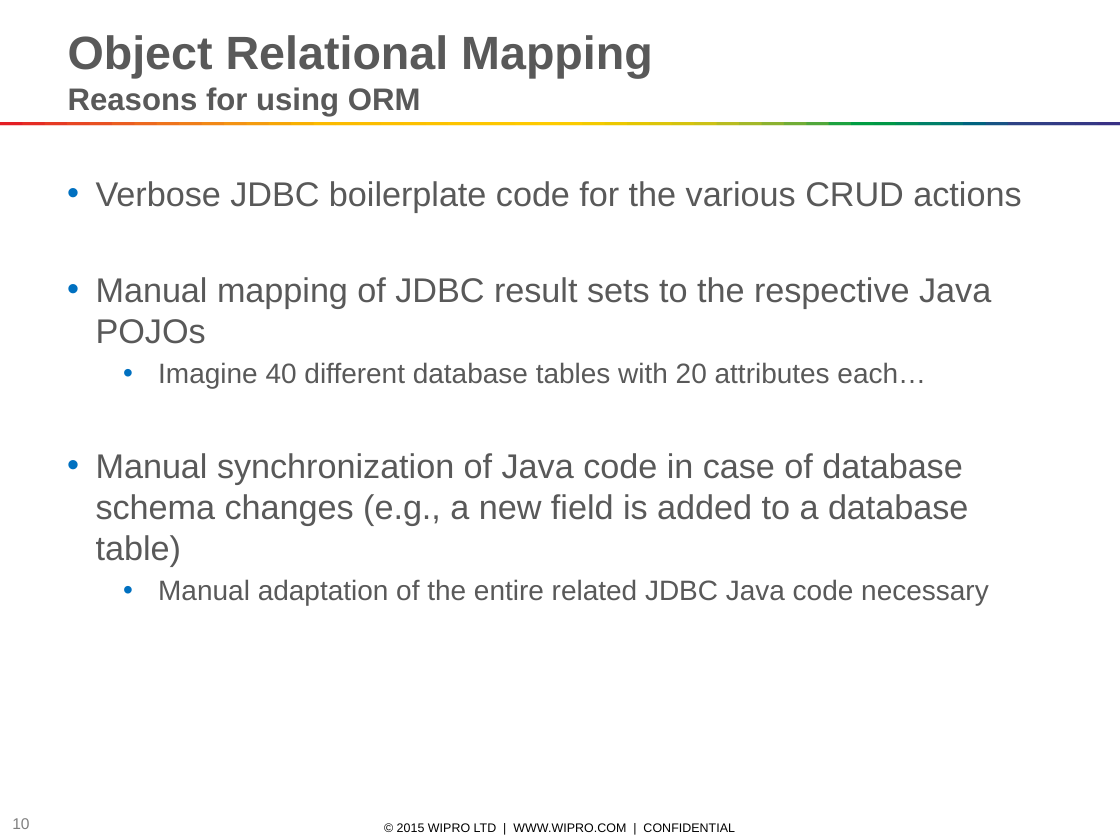
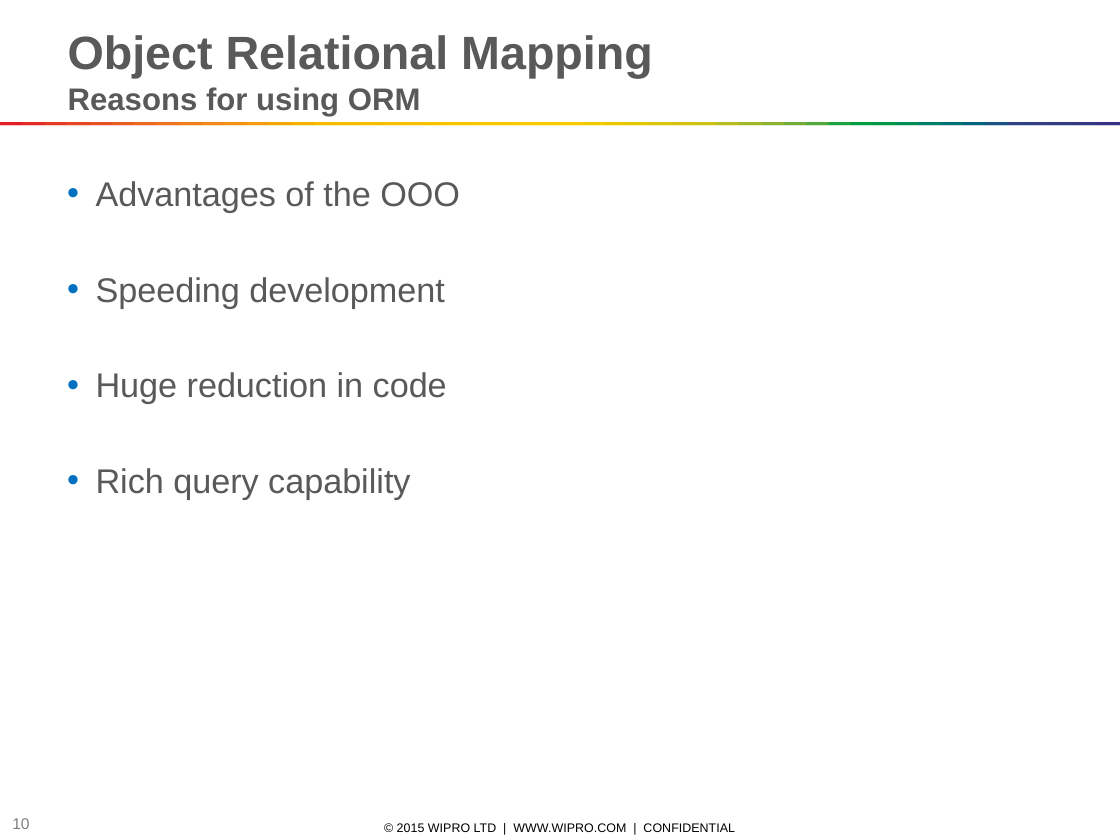
Before and after one commit to marcelsamaruga/wiproTraining, a slide deck: slide 10 of Java Persistence API and Hibernate.pptx. Drawn at 1120x840 pixels with LibreOffice and Linux fonts; fonts in the diff are those of the drawing. Boxes give left, top, right and bottom in pixels: in the first picture for what was removed or moved away, otherwise in the second. Text is boxed around its words. In the diff, an @@ line names an element or a change of style, - is before the commit and + after.

Commit message:
New version

```diff
--- a/Java Persistence API and Hibernate.pptx
+++ b/Java Persistence API and Hibernate.pptx
@@ text at <box>96,181,460,500</box>: text changed @@
-• Verbose JDBC boilerplate code for the various CRUD actions
-• Manual mapping of JDBC result sets to the respective Java POJOs
-  • Imagine 40 different database tables with 20 attributes each…
-• Manual synchronization of Java code in case of database schema changes (e.g., a new field is added to a database table)
-  • Manual adaptation of the entire related JDBC Java code necessary
+• Advantages of the OOO
+• Speeding development
+• Huge reduction in code
+• Rich query capability
```
Also in this commit, not shown: 3 other slides changed, 17 slides added.
